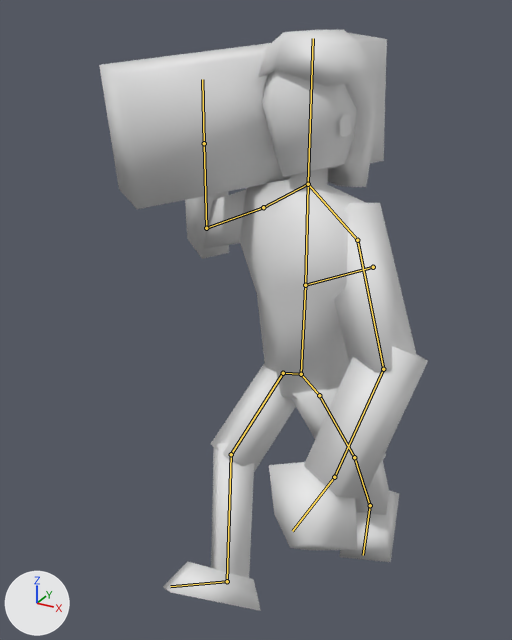
One commit to the Blender file LD60/Assets/Models/Human/human.blend: the scene before it, then after it.
One viewpoint serves both versions: a 50 mm lens placed at (3.1, -6.54, 6.78), pointed at (-0.52, 0.03, 3.5). Every picture has the same lights, and +X, +Y and +Z are marked at lower left. The first picture is the older version. Both versions are drawn at frame 16 of the action 'ArmatureAction'; the numbers are the values there. The bones that bend it are drawn over the model as lines.

Names of what the first picture shows: 'Boombox', 'Earring', 'Human', 'Mullet'.
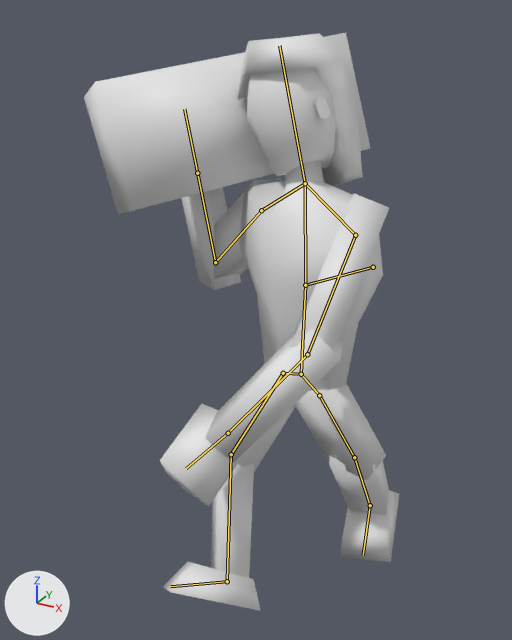
Boxes (x1, y1, x2, y2) around the edits, measured in the pictures (512 x 640 px):
'Human', posed (10% narrower): before (163, 70, 428, 611); after (160, 67, 399, 611)
'Boombox', posed: before (99, 33, 387, 209); after (84, 33, 370, 214)
'Mullet', posed: before (258, 29, 380, 187); after (237, 33, 363, 185)
bone 'body_upper', root to tip: before (305, 285) to (308, 184); after (305, 285) to (305, 183)
bone 'head', root to tip: before (308, 184) to (313, 38); after (305, 183) to (279, 45)
bone 'arm_upper_l', root to tip: before (357, 240) to (383, 369); after (355, 235) to (307, 354)
bone 'arm_upper_r', root to tip: before (263, 207) to (206, 228); after (261, 210) to (215, 262)

What the commit changed:
Bone 'body_upper' (bone_body_upper) turns from (0, 0, 0) to (0, 1, 3) degrees about its own x, y and z.
Bone 'head' (bone_head) turns from (0, 0, 0) to (0, -3, 17) degrees about its own x, y and z.
Bone 'arm_upper_l' (bone_arm_upper_l) turns from (9, 3, -56) to (46, 27, -49) degrees about its own x, y and z.
Bone 'arm_upper_r' (bone_arm_upper_r) turns from (2, 3, 21) to (2, 4, 39) degrees about its own x, y and z.
